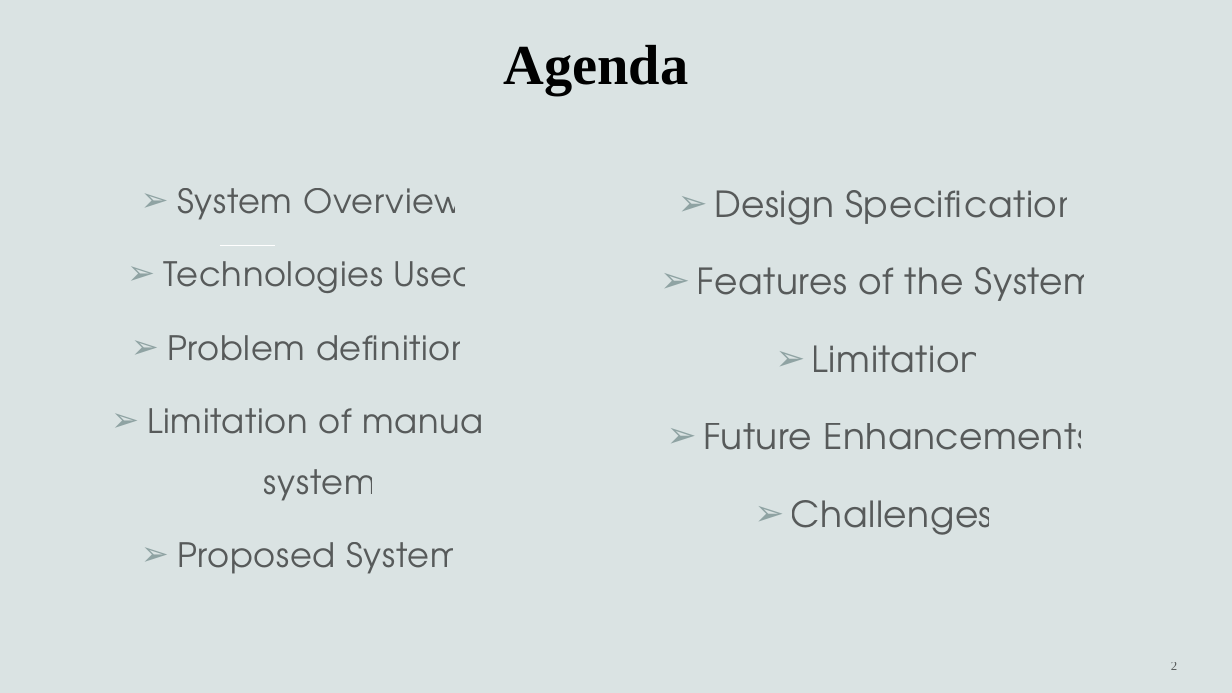
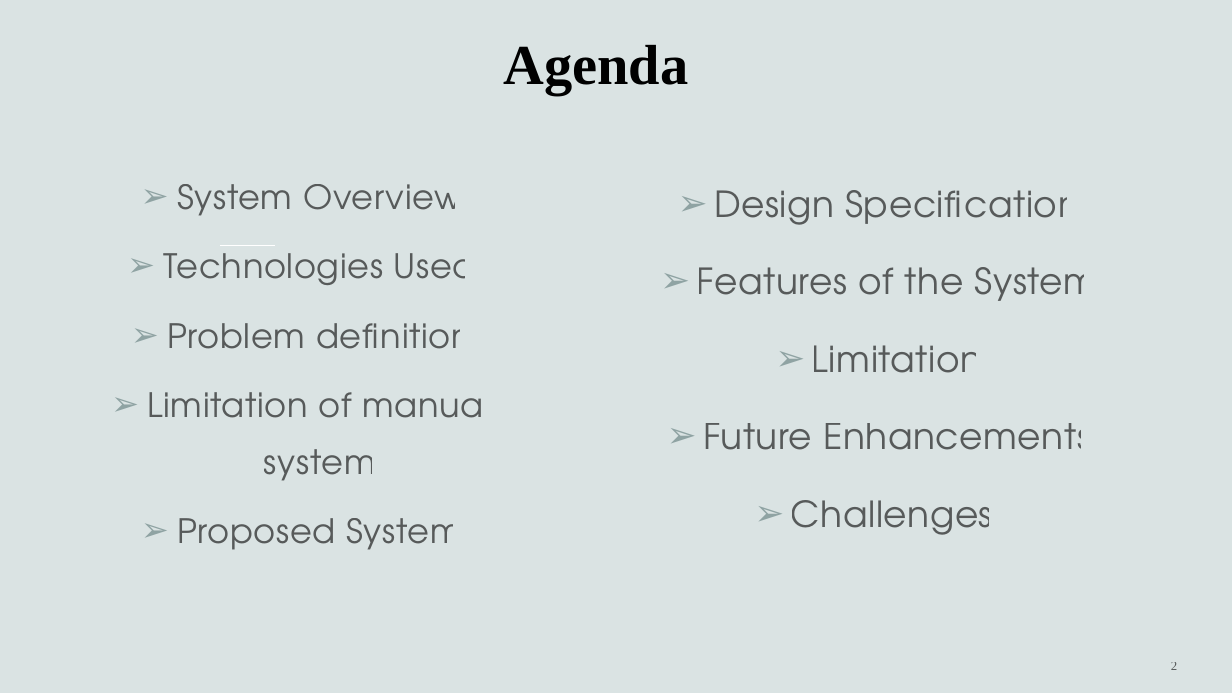
Before and after one commit to Aniketdigge/Chit-Fund-Management-System, a slide deck: slide 2 of 8 Chit Fund Management System.pptx. Drawn at 1232x693 pixels with LibreOffice and Linux fonts; fonts in the diff are those of the drawing. Boxes give left, top, right and bottom in pixels: in the first picture for what was removed or moved away, otherwise in the second. Text is boxed around its words. In the diff, an @@ line names an element or a change of style, - is before the commit and + after.

```diff
--- a/8 Chit Fund Management System.pptx
+++ b/8 Chit Fund Management System.pptx
@@ text "System Overview" at <box>147,184,492,550</box>: line spacing 1.5 to 1.4 @@
```
Also in this commit, not shown: 3 other slides changed, 5 slides added, 6 slides removed, 31 other files.
